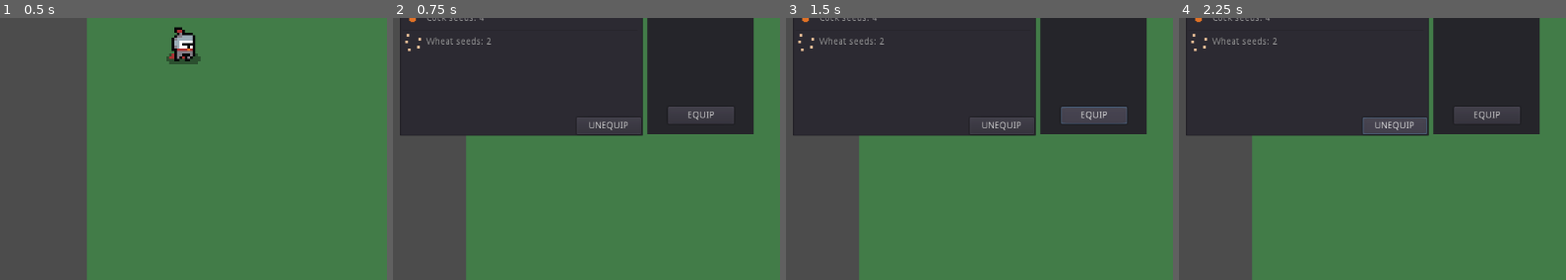
Above: before the commit, frames 1-4 (left to right).
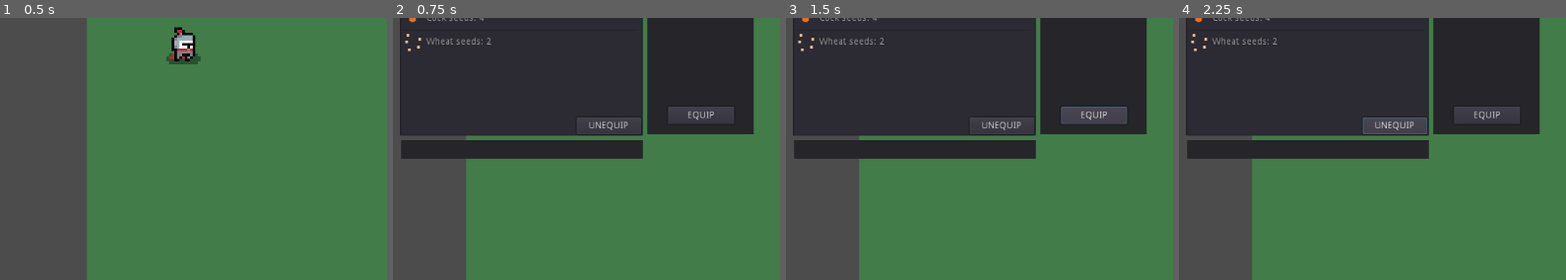
Above: after the commit, the same moments.

Repository: ranaxdev/BeatTheBoredomJam
Game: Godot game, scene res://Scenes/World.tscn
Same seed, same stepped clock (60 frames per second), same inputs: the game is played once before the commit and once after it.
Inputs (mouse positions are % of the whole screen's width and height, from its top left):
- Up to frame 1 (0.5 s): no input
- Up to frame 2 (0.75 s): tap Enter (ui_accept) at 0.5 s; move the mouse to (72, 45) at 0.52 s; hold D (move_right) from 0.53 s (still down); tap E (toggle_inv) at 0.6 s
- Up to frame 3 (1.5 s): tap Enter (ui_accept) at 0.77 s; release D (move_right) at 1.25 s; click "EQUIP" at 1.25 s
- Up to frame 4 (2.25 s): click "UNEQUIP" at 2 s
The pictures show only the part of the screen within x 26-76%, y 45-95%; the shares and areas given below are measured in that part.

Frame 1 is identical in both runs. In frame 2, 4.5% of the frame differs, in the area x 2-65%, y 46-54%; in frame 3, 4.5%; in frame 4, 4.5%.

Commit message:
Added tooltip panel

Diff:
--- a/Scenes/UI/Inventory.tscn
+++ b/Scenes/UI/Inventory.tscn
@@ -78,3 +78,22 @@
 __meta__ = {
 "_edit_use_anchors_": false
 }
+
+[node name="Tooltip" type="Panel" parent="."]
+margin_left = -165.387
+margin_top = 147.538
+margin_right = 202.613
+margin_bottom = 175.538
+__meta__ = {
+"_edit_use_anchors_": false
+}
+
+[node name="Label" type="Label" parent="Tooltip"]
+margin_left = 3.38681
+margin_top = 4.0
+margin_right = 364.387
+margin_bottom = 26.0
+valign = 1
+__meta__ = {
+"_edit_use_anchors_": false
+}
--- a/Scripts/Inventory/Inventory.gd
+++ b/Scripts/Inventory/Inventory.gd
@@ -4,13 +4,14 @@
 onready var equip = self.get_node("Equip")
 onready var itemdb = self.get_node("ItemDB")
 onready var player = self.get_parent().get_node("./Player")
-
+onready var tooltip = get_node("./Tooltip")
+onready var tooltip_text = get_node("./Tooltip/Label")
 # *** CREATE EVENT ***
 func _ready():
 	# Initially inventory is closed (not visible)
 	itemlist.visible = false
 	equip.visible = false
-
+	tooltip.visible=false
 	pause_mode = Node.PAUSE_MODE_PROCESS #Whitelist pause mode
 
 # *** UPDATE EVENT ***
@@ -24,19 +25,24 @@
 		# Toggle visible
 		itemlist.visible = !itemlist.visible
 		equip.visible = !equip.visible
+		tooltip.visible = !tooltip.visible
 
 		# Unselect all items when inv closed
 		if(!itemlist.visible):
 			itemlist.unselect_all()
 
-	# Update equipped texture
+	# Update equipped conditions
 	if(itemdb.is_equipped()):
+		# Set texture and item name in equipped panel
 		equip.set_selected_texture(itemdb.get_texture(itemdb.get_equipped()))
 		equip.set_label_text(itemdb.get_formal_name(itemdb.get_equipped()))
+		# Set usage text in tooltip panel
+		tooltip_text.set_text(itemdb.get_usage(itemdb.get_equipped()))
 
-	# Update equip display
+	# Update unequipped conditions
 	if(!itemdb.is_equipped()):
-		equip.update_children()
+		equip.update_children() # Clear equip panel
+		tooltip_text.set_text("") # Tooltip text to nothing
 
 	# Pause rest of the game
 	if(itemlist.visible):
--- a/Scripts/Inventory/ItemDB.gd
+++ b/Scripts/Inventory/ItemDB.gd
@@ -21,21 +21,24 @@
 	"WHEAT_SEED" : {
 		"amount" : 3,
 		"formal" : "Wheat seeds",
-		"texture" : wheat_texture
+		"texture" : wheat_texture,
+		"usage" : "With RAKE equipped, press SPACE on dirt"
 	}
 	,
 	# Melon seeds
 	"MELON_SEED" : {
 		"amount" : 0,
 		"formal" : "Melon seeds",
-		"texture" : melon_texture
+		"texture" : melon_texture,
+		"usage" : "With RAKE equipped, press SPACE on dirt"
 	}
 	,
 	# Cock seeds
 	"COCK_SEED" : {
 		"amount" : 0,
 		"formal" : "Cock seeds",
-		"texture" : cock_texture
+		"texture" : cock_texture,
+		"usage" : "With RAKE equipped, press SPACE on dirt"
 	}
 	,
 	# Cyanide pills (temp)
@@ -110,3 +113,7 @@
 # Get formal name
 func get_formal_name(item_name:String) -> String:
 	return ITEMS.get(item_name).get("formal")
+
+# Get usge
+func get_usage(item_name:String) -> String:
+	return ITEMS.get(item_name).get("usage")
--- a/Scripts/Inventory/ItemList.gd
+++ b/Scripts/Inventory/ItemList.gd
@@ -3,6 +3,7 @@
 onready var ITEMS = get_node("../ItemDB")
 onready var equipButton = get_node("../Equip/Button")
 onready var unequipButton = get_node("../Equip/UnequipButton")
+
 func _ready():
 	add_to_inv(1,"MELON_SEED")
 	add_to_inv(1,"MELON_SEED")
@@ -57,8 +58,8 @@
 	if(!exists_in_inv(item_name)):
 		add_item(ITEMS.get_formal_name(item_name)+": "+str(ITEMS.get_amount(item_name)),ITEMS.get_texture(item_name))
 		ITEMS.set_amount(item_name,amount) # Update amount
+		# Set item name and usage
 		set_item_metadata(get_item_count()-1,item_name)
-
 	else:
 		ITEMS.set_amount(item_name,ITEMS.get_amount(item_name)+amount)
 
